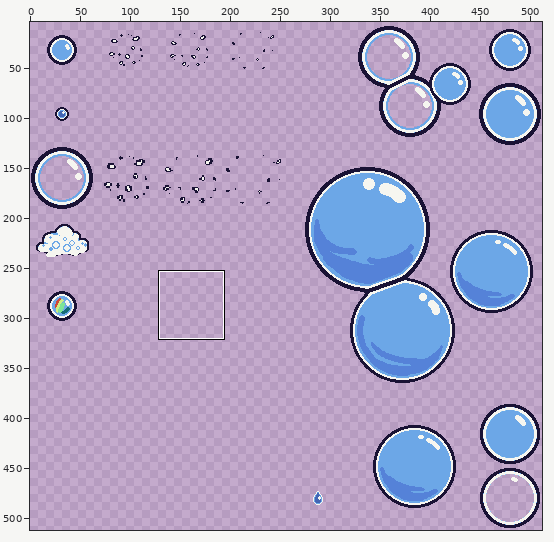
A pixel-art file gets an edit: ggj2025_bubble_mrm/res/Bubbles.aseprite. The picture above shows the old version from afar; the outline marks the close-up.
Close-up. Before the commit:
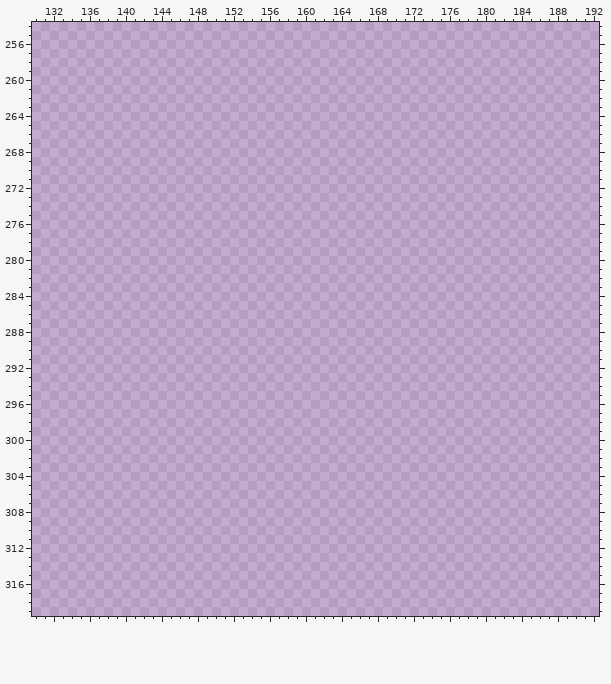
512x512 pixels, 1 frame. Shown: x 130..192, y 254..319. The wide view leaves out empty margins. The commit also changed other parts of the picture, which this record leaves out.
New version:
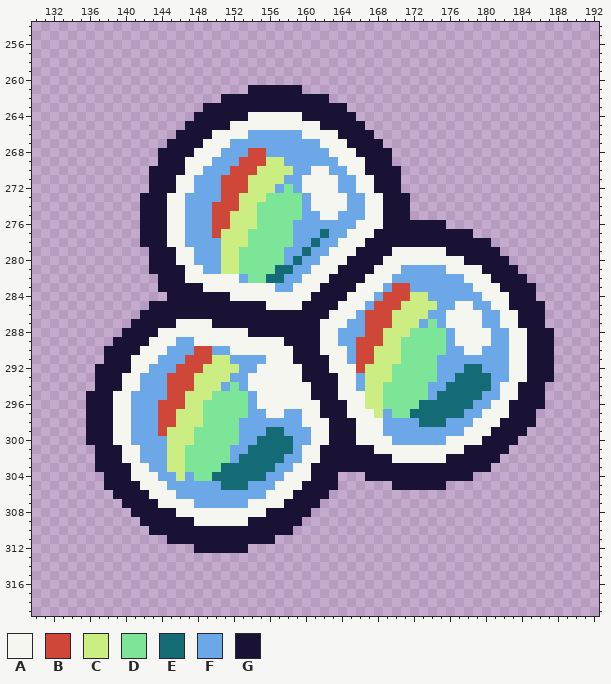
Palette (. is transparent): A #f6f6f0  B #ce4739  C #cced82  D #7ce597  E #146b75  F #6ca7e7  G #191234
The edit:
y 261: x 154..159 ...... -> GGGGGG
y 262: x 151..162 ............ -> GGGGGGGGGGGG
y 263: x 149..164 ................ -> GGGGGGGGGGGGGGGG
y 264: x 148..165 .................. -> GGGGGGAAAAAAGGGGGG
y 265: x 147..166 .................... -> GGGGGAAAAAAAAAAGGGGG
y 266: x 146..167 ...................... -> GGGGAAAAFFFFFFAAAAGGGG
y 267: x 145..168 ........................ -> GGGGAAAFFFFFFFFFFAAAGGGG
y 268: x 144..169 .......................... -> GGGGAAAFFFBBFFFFFFFAAAGGGG
y 269: x 144..169 .......................... -> GGGAAAFFFBBBCCFFFFFFAAAGGG
y 270: x 143..170 ............................ -> GGGGAAFFFBBBCCCCFFAAFFAAGGGG
y 271: x 143..170 ............................ -> GGGAAFFFBBBCCCCFFAAAAFFAAGGG
y 272: x 143..170 ............................ -> GGGAAFFFBBBCCCFDFAAAAFFAAGGG
y 273: x 142..171 .............................. -> GGGAAFFFFBBCCCDDDDFAAAAFFAAGGG
y 274: x 142..171 .............................. -> GGGAAFFFBBBCCDDDDDFAAAAFFAAGGG
y 275: x 142..171 .............................. -> GGGAAFFFBBCCCDDDDDFFAAFFFAAGGG
y 276: x 142..175 .................................. -> GGGAAFFFBBCCCDDDDFFFFFFFAAAGGGGGGG
y 277: x 142..178 ..................................... -> GGGAAFFFBCCCDDDDDFFFEFFAAAGGGGGGGGGGG
y 278: x 142..180 ....................................... -> GGGAAFFFFCCCDDDDDFFEFFAAAGGGGGGGGGGGGGG
y 279: x 143..181 ....................................... -> GGGAAFFFCCDDDDDFFEFFAAAGGGGAAAAAAGGGGGG
y 280: x 143..182 ........................................ -> GGGAAFFFCCDDDDDFEFFAAAGGGGAAAAAAAAAGGGGG
y 281: x 143..183 ......................................... -> GGGGAAFFCCDDDDEEFFAAAGGGGAAAFFFFFAAAAGGGG
y 282: x 144..184 ......................................... -> GGGAAAAAAFDDEEFFAAAGGGGAAAFFFFFFFFAAAGGGG
y 283: x 144..185 .......................................... -> GGGGGAAAAAAAAFFAAAGGGGAAAFBBFFFFFFFAAAGGGG
y 284: x 145..185 ......................................... -> GGGGGGGAAAAAAAAAGGGGAAAFBBBCCFFFFFFAAAGGG
y 285: x 143..186 ............................................ -> GGGGGGGGGGGGGAAAAGGGGAAAFBBBCCCCFFAAFFAAGGGG
y 286: x 142..186 ............................................. -> GGGGGGGGGGGGGGGGGGGGGAAAFBBBCCCCFFAAAAFFAAGGG
y 287: x 141..186 .............................................. -> GGGGGAAAAGGGGGGGGGGGGAAAFFBBBCCCFDFAAAAFFAAGGG
y 288: x 140..187 ................................................ -> GGGGAAAAAAAAAAGGGGGGGGAAFFFBBCCCDDDDFAAAAFFAAGGG
y 289: x 139..187 ................................................. -> GGGGAAAFFAAAAAAAAAAGGGGAAFFBBBCCDDDDDFAAAAFFAAGGG
y 290: x 138..187 .................................................. -> GGGGAAAFFFBBFFAAAAAAAGGGAAAFBBCCCDDDDDFFAAFFFAAGGG
y 291: x 138..187 .................................................. -> GGGAAAFFFBBBCCFFFFAAAGGGGAAFBBCCCDDDDFFFFFFFFAAGGG
y 292: x 137..187 ................................................... -> GGGGAAFFFBBBCCCCFFAAAAAGGGAAABCCCDDDDDFFFEEFFFAAGGG
y 293: x 137..187 ................................................... -> GGGAAFFFBBBCCCCFFAAAAAAGGGGAAFCCCDDDDDFFEEEEFFAAGGG
y 294: x 137..186 .................................................. -> GGGAAFFFBBBCCCFDFAAAAAAAGGGAAFCCDDDDDFFEEEEEFAAGGG
y 295: x 136..186 ................................................... -> GGGAAFFFFBBCCCDDDDFAAAAAAGGGAAACCDDDDDFEEEEEFFAAGGG
y 296: x 136..186 ................................................... -> GGGAAFFFBBBCCDDDDDFAAAAAAAGGGAACCDDDDEEEEEEFFAAGGGG
y 297: x 136..185 .................................................. -> GGGAAFFFBBCCCDDDDDFFAAFFAAGGGAAACFDDEEEEEEFFAAAGGG
y 298: x 136..185 .................................................. -> GGGAAFFFBBCCCDDDDFFFFFFFAAAGGGAAAFFFFEEEFFFAAAGGGG
y 299: x 136..184 ................................................. -> GGGAAFFFBCCCDDDDDFFFEEFFFAAGGGAAAFFFFFFFFFAAAGGGG
y 300: x 136..183 ................................................ -> GGGAAFFFFCCCDDDDDFFEEEEFFAAGGGAAAAFFFFFFAAAAGGGG
y 301: x 137..182 .............................................. -> GGGAAFFFCCDDDDDFFEEEEEFAAGGGGGGAAAAAAAAAAGGGGG
y 302: x 137..181 ............................................. -> GGGAAFFFCCDDDDDFEEEEEFFAAGGGGGGGGAAAAAAGGGGGG
y 303: x 137..180 ............................................ -> GGGGAAFFCCDDDDEEEEEEFFAAGGGGGGGGGGGGGGGGGGGG
y 304: x 138..163 .......................... -> GGGAAAFFCFDDEEEEEEFFAAAGGG; x 167..178 ............ -> GGGGGGGGGGGG
y 305: x 138..163 .......................... -> GGGGAAAFFFFFFEEEFFFAAAGGGG; x 170..175 ...... -> GGGGGG
y 306: x 139..162 ........................ -> GGGGAAAFFFFFFFFFFAAAGGGG
y 307: x 140..161 ...................... -> GGGGAAAAFFFFFFAAAAGGGG
y 308: x 141..160 .................... -> GGGGGAAAAAAAAAAGGGGG
y 309: x 142..159 .................. -> GGGGGGAAAAAAGGGGGG
y 310: x 143..158 ................ -> GGGGGGGGGGGGGGGG
y 311: x 145..156 ............ -> GGGGGGGGGGGG
y 312: x 148..153 ...... -> GGGGGG
